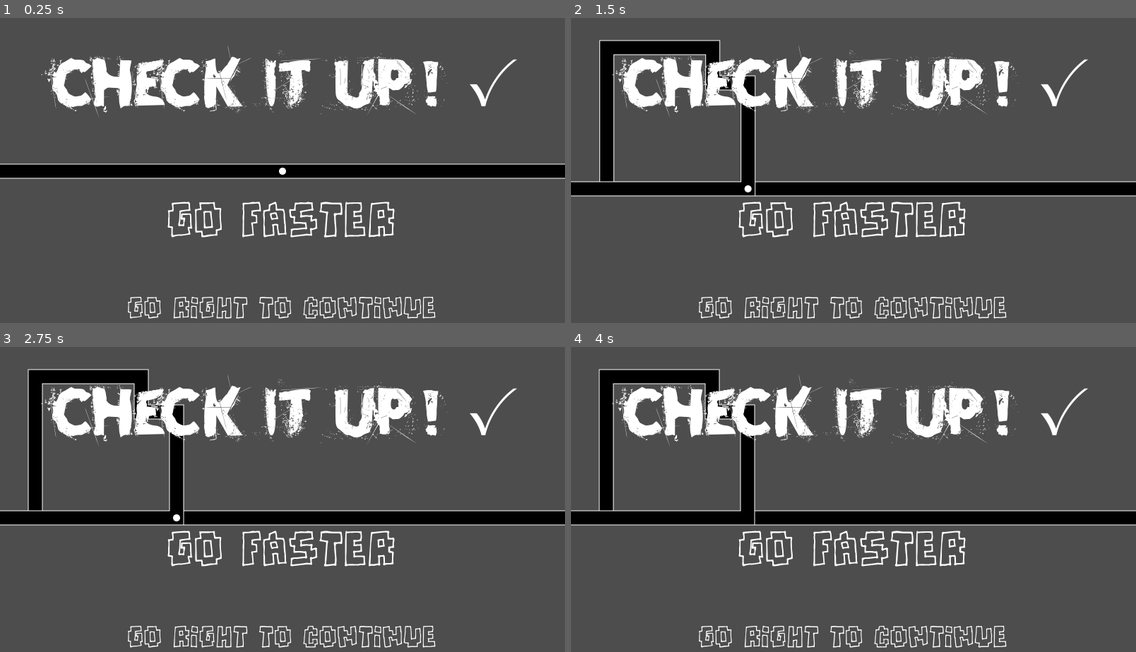
Above: before the commit, frames 1-4 (two rows, left to right).
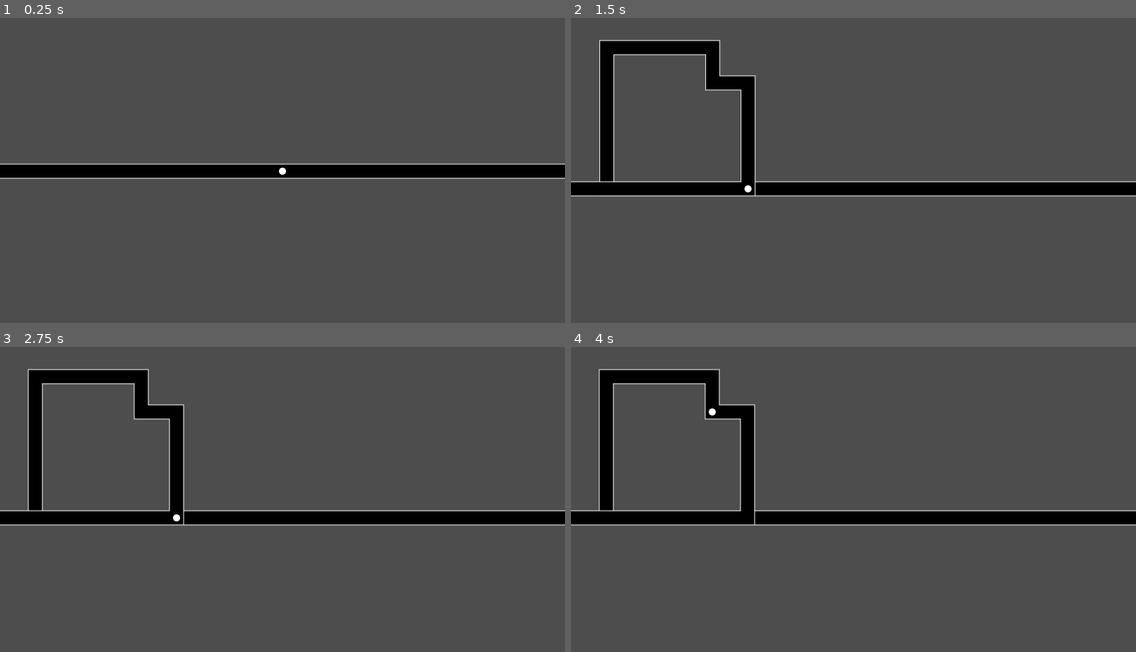
Above: after the commit, the same moments.

Repository: MoutonDemocrate/CHECK-IT-UP
Game: Godot game, scene res://scenes/main.tscn
Same seed, same stepped clock (60 frames per second), same inputs: the game is played once before the commit and once after it. The project has no main scene, so this scene is started directly.
Inputs:
- Up to frame 1 (0.25 s): no input
- Up to frame 2 (1.5 s): tap Enter at 0.5 s; hold Right (right) 0.53-1.28 s; hold Down (down) from 1.28 s (still down)
- Up to frame 3 (2.75 s): tap Space at 2 s; release Down (down) at 2.03 s; hold Right (right) from 2.03 s (still down)
- Up to frame 4 (4 s): tap Enter at 2.75 s; release Right (right) at 2.78 s; hold Up (up) 2.78-3.53 s; tap Space at 3.5 s; hold Left (left) from 3.53 s (still down)

The runs differ from the first frame. In frame 1, 8.6% of the frame differs, in the area x 7-92%, y 9-99%; in frame 2, 8.6%; in frame 3, 8.6%; in frame 4, 8.5%.

Commit message:
Shader (start)
i hate glsl i hate glsl i hate glsl i h

Diff:
--- /dev/null
+++ b/assets/shaders/line_fade.gdshader
@@ -0,0 +1,16 @@
+shader_type canvas_item;
+
+uniform float progress : hint_range(0.0, 1.0) = 0.5 ;
+uniform float flip : hint_range(-1.0, 1.0, 2.0) = 1.0 ;
+uniform sampler2D image ;
+
+void fragment() {
+	vec4 col = textureLod(image, UV, 1.0) ;
+
+	if (UV.x*flip < progress*flip) {
+		col.a = 0.0;
+	}
+
+	COLOR = col ;
+	/*COLOR = vec4(col.r, col.g, col.b, floor(col.a*2.0 - 1.0)) ; */
+}
--- a/assets/shaders/pixelate.gdshader
+++ b/assets/shaders/pixelate.gdshader
@@ -1,4 +1,3 @@
-
 shader_type canvas_item;
 
 uniform sampler2D SCREEN_TEXTURE: hint_screen_texture, filter_linear;
--- a/scenes/World.gd
+++ b/scenes/World.gd
@@ -36,6 +36,5 @@
 	level.queue_free()
 	inter.position = Vector2(0,750)
 	player.position = Vector2(800,750)
-	$"../Camera2D/UI".show()
 	_load_next_level()
 	player._set_player_green()
--- a/scenes/main.tscn
+++ b/scenes/main.tscn
@@ -53,6 +53,7 @@
 script = ExtResource("4_tdvwj")
 
 [node name="UI" type="Control" parent="Camera2D"]
+visible = false
 layout_mode = 3
 anchors_preset = 15
 anchor_right = 1.0
--- /dev/null
+++ b/scenes/point_scenes/bloc_texture.gd
@@ -0,0 +1,29 @@
+@tool
+extends Node2D
+
+@export var texture_bloc : Texture2D
+@onready var textureRect : TextureRect = $TextureRect
+
+@export var progress : float = 0.0
+var prog_f : float = 1.0
+
+@export var is_corner : bool = false
+@export var flip : bool = false
+
+func _ready() -> void :
+	textureRect.texture = texture_bloc
+	textureRect.material = ShaderMaterial.new()
+	textureRect.material.shader = load("res://assets/shaders/line_fade.gdshader")
+	_set_progress(progress)
+
+func _set_progress(new_prog : float) -> void :
+	progress = new_prog
+	textureRect.material.set_shader_parameter("progress", progress)
+	textureRect.material.set_shader_parameter("flip", -1)
+	if flip :
+		prog_f = 1.0 - progress
+		textureRect.material.set_shader_parameter("progress", prog_f)
+		textureRect.material.set_shader_parameter("flip", -1)
+
+func _physics_process(_delta):
+	_set_progress(progress)
--- /dev/null
+++ b/scenes/point_scenes/bloc_texture.tscn
@@ -0,0 +1,22 @@
+[gd_scene load_steps=5 format=3 uid="uid://ch6dows082cib"]
+
+[ext_resource type="Script" path="res://scenes/point_scenes/bloc_texture.gd" id="1_uw408"]
+[ext_resource type="Texture2D" uid="uid://t8t540jim4mo" path="res://assets/textures/paths/line_basic.png" id="2_sdpj6"]
+[ext_resource type="Shader" path="res://assets/shaders/line_fade.gdshader" id="3_0s355"]
+
+[sub_resource type="ShaderMaterial" id="ShaderMaterial_bdcbu"]
+shader = ExtResource("3_0s355")
+shader_parameter/progress = 1.43
+shader_parameter/flip = 1.0
+
+[node name="bloc_texture" type="Node2D"]
+script = ExtResource("1_uw408")
+texture_bloc = ExtResource("2_sdpj6")
+progress = -0.43
+flip = true
+
+[node name="TextureRect" type="TextureRect" parent="."]
+material = SubResource("ShaderMaterial_bdcbu")
+offset_right = 100.0
+offset_bottom = 100.0
+texture = ExtResource("2_sdpj6")
